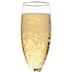
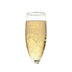
Two versions of the same layered image (72×72). Layer-by-layer changes:
painted on "Layer 1" over [20, 1, 52, 72]
